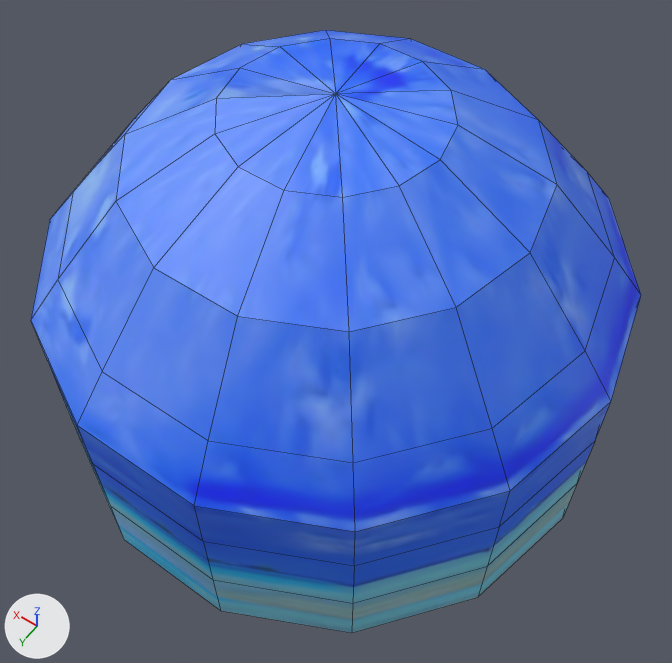
A saved change to the FBX model Assets/Content/Tracks/Shared/SkyDome.fbx.
Before and after are seen from a 50 mm lens placed at (-0.416, 0.588, 0.903), pointed at (-0.032, 0.05, 0.058). Arrows for +X, +Y and +Z are at lower left; the lights stay in place. Mesh edges are drawn as thin lines. Where no turn or scale is listed for an object, it has been applied to the vertices.
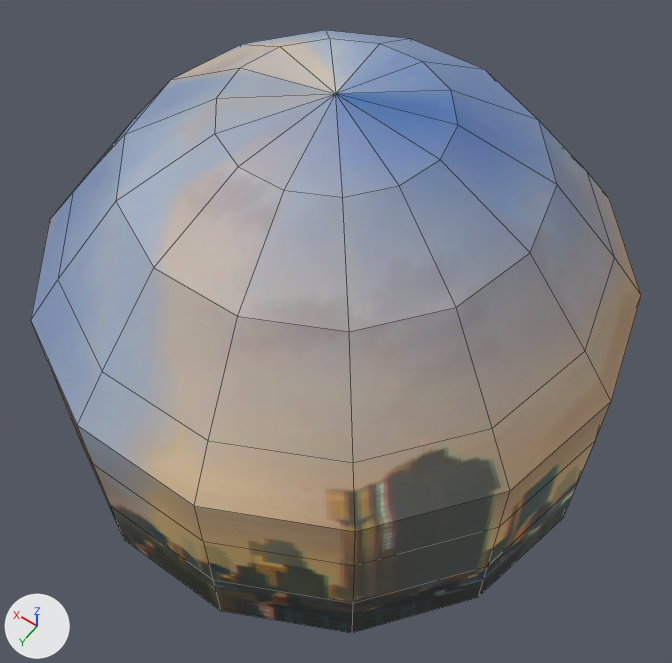
Where the change shows, as pixel boxes (x1, y1, x2, y2) in the pictures (672 x 663 px):
```json
{"object": "pSphere1", "change": "surface changed", "before": [31, 30, 641, 633], "after": [31, 30, 641, 633]}
```

The change, as JSON lines over the scene's bpy script:
```json
{"op": "add", "block": "img_acniknovaesky_tga", "code": ["img_acniknovaesky_tga = load_image('AcniknovaeSky.tga', '../Dreadofmondays/Aciknovae/AcniknovaeSky.tga', 1024, 512, 'sRGB')"]}
{"op": "set", "path": "mat_sky.texture", "old": "img_kbaysky_tga", "new": "img_acniknovaesky_tga"}
{"block": "me_mesh", "where": "me_mesh.from_pydata(...)  # 99 vertices, 98 faces; spans x -0.341..0.341, y -0.332..0.332, z -0.136..0.346"}
{"block": "me_mesh", "where": "# used by ob_psphere1; location = (0.004, 0.001, 0.0)"}
{"block": "me_mesh", "change": "me_mesh part 1: texture (UV) coordinates of 98 of 98 faces, centred in x -0.324..0.324, y -0.332..0.332, z -0.092..0.332, changed; they spanned u 0.0..1.21, v 0.22..1.0 and now span u 0.0..1.21, v 0.0..0.99"}
```
